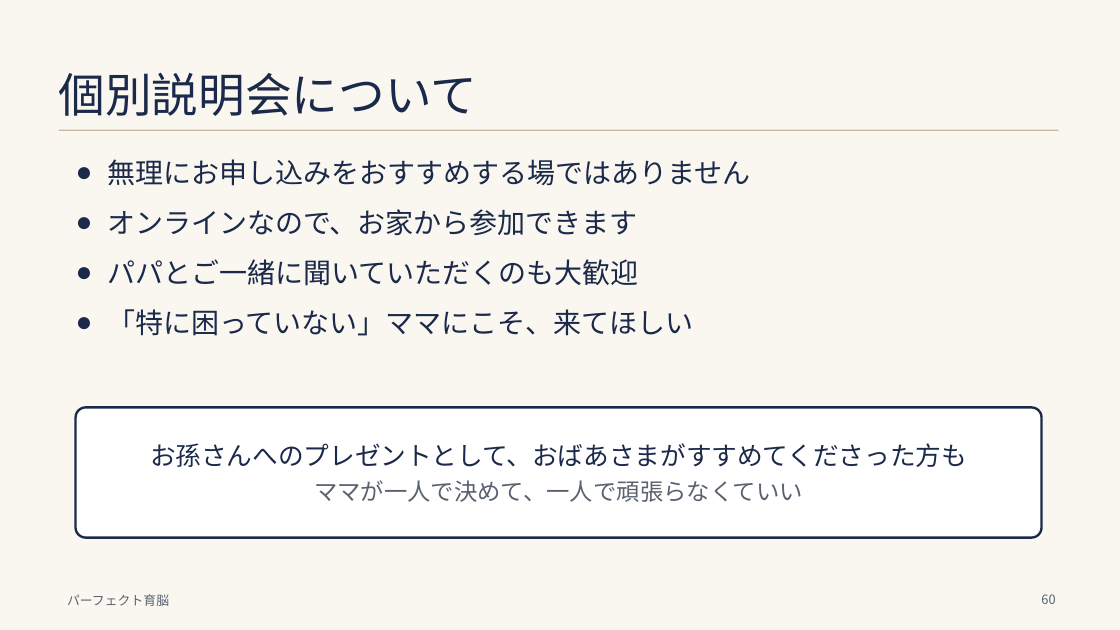
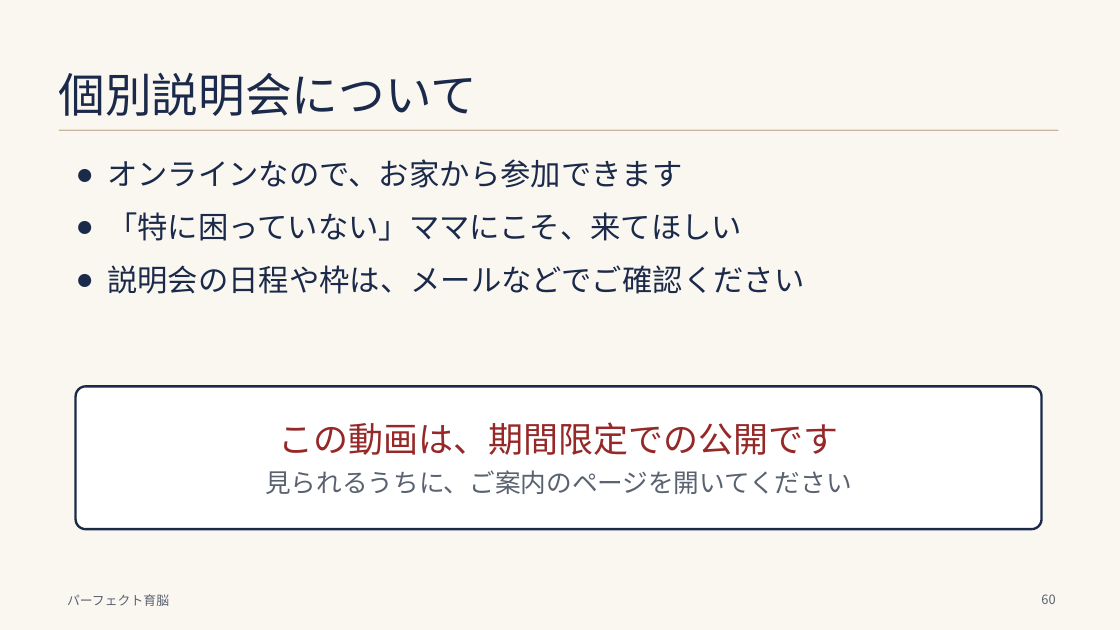
Before and after one commit to tanakayuc/static-pages, a slide deck: slide 60 of pygmalion-emiko-baby-60min-20261031/baby-60min-slides-v13.pptx. Drawn at 1120x630 pixels with LibreOffice and Linux fonts; fonts in the diff are those of the drawing. Boxes give left, top, right and bottom in pixels: in the first picture for what was removed or moved away, otherwise in the second. Text is boxed around its words. In the diff, an @@ line names an element or a change of style, - is before the commit and + after.

```diff
--- a/pygmalion-emiko-baby-60min-20261031/baby-60min-slides-v13.pptx
+++ b/pygmalion-emiko-baby-60min-20261031/baby-60min-slides-v13.pptx
@@ text at (x1=107, y1=159, x2=750, y2=186): paragraph removed @@
-● 無理にお申し込みをおすすめする場ではありません
@@ text at (x1=107, y1=159, x2=742, y2=241): size 24 to 26 pt in "オンラインなので、お家から参加できます", "「特に困っていない」ママにこそ、来てほしい" @@
@@ text at (x1=107, y1=259, x2=638, y2=286): paragraph removed @@
-● パパとご一緒に聞いていただくのも大歓迎
@@ text at (x1=107, y1=265, x2=804, y2=294): paragraph added @@
+● 説明会の日程や枠は、メールなどでご確認ください
@@ rounded rectangle resized from (x1=76, y1=408, x2=1042, y2=538) to (x1=76, y1=386, x2=1042, y2=529) @@
@@ rounded rectangle at (x1=76, y1=386, x2=1042, y2=529): proportions changed @@
@@ text at (x1=265, y1=422, x2=852, y2=494): text changed; text colour #1B2A4A to #5A6270 @@
-お孫さんへのプレゼントとして、おばあさまがすすめてくださった方も
-ママが一人で決めて、一人で頑張らなくていい
+この動画は、期間限定での公開です
+見られるうちに、ご案内のページを開いてください
```
Also in this commit, not shown: 3 other files.
